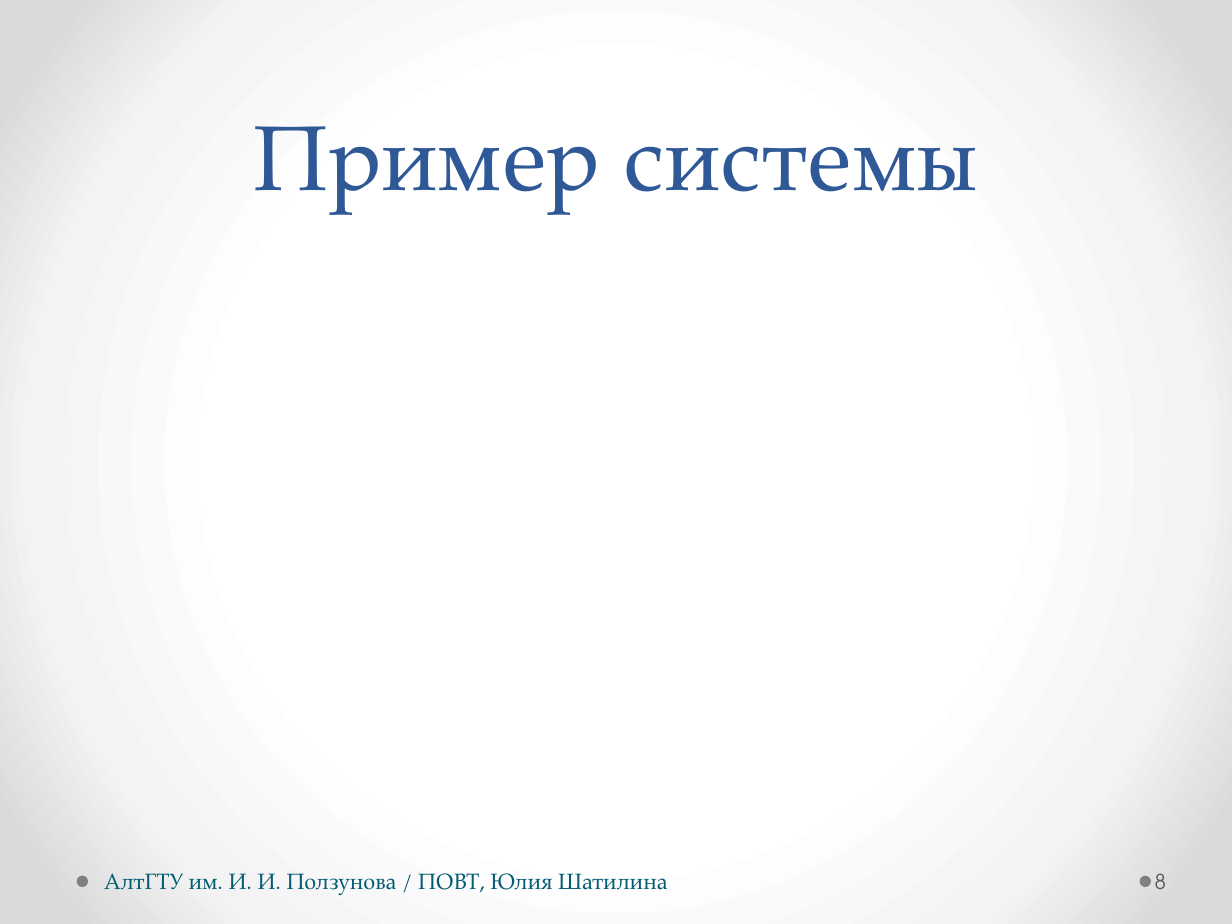
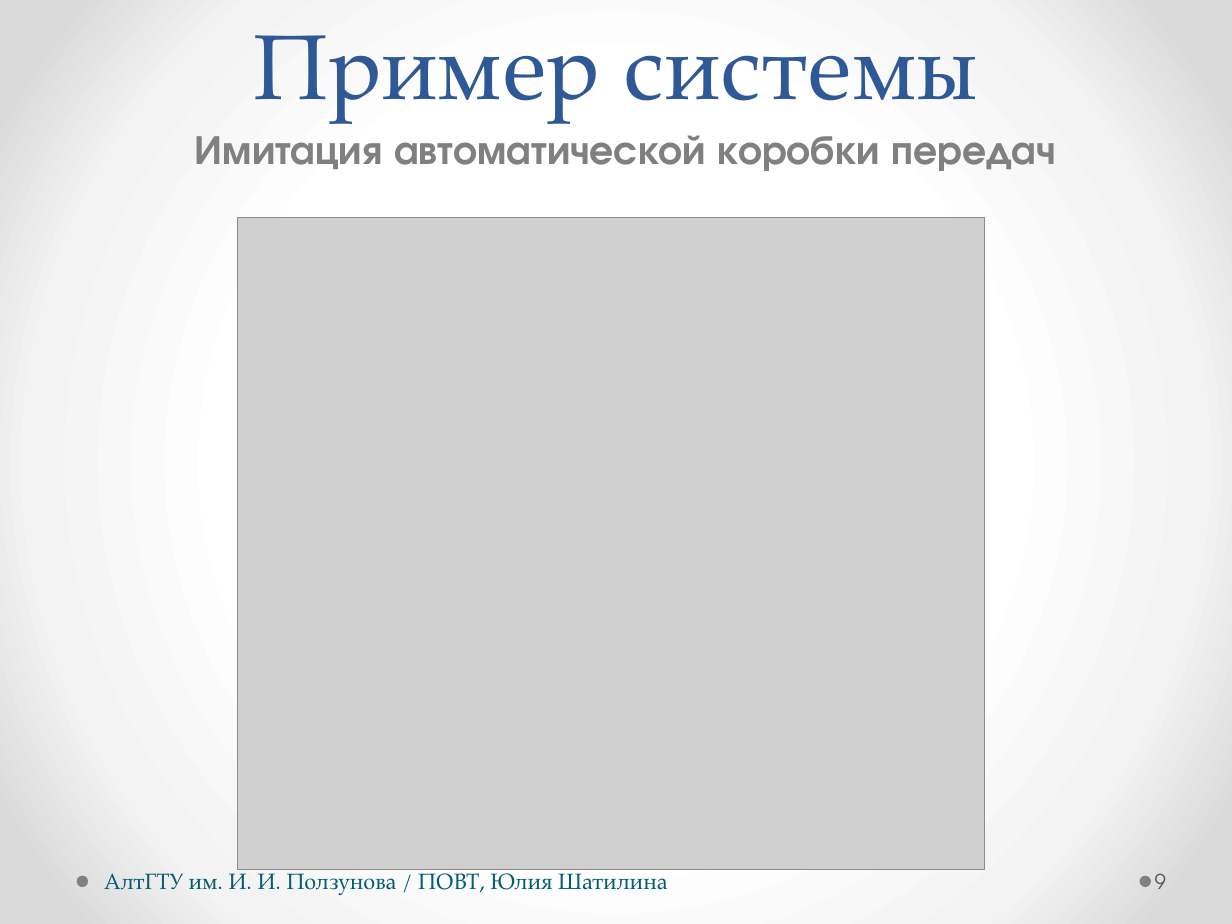
Before and after one commit to hisohito/proto-doc, a slide deck: slide 9 of shatilina.pptx (slide 8 before the commit). Drawn at 1232x924 pixels with LibreOffice and Linux fonts; fonts in the diff are those of the drawing; grey boxes stand for pictures. Boxes give left, top, right and bottom in pixels: in the first picture for what was removed or moved away, otherwise in the second. Text is boxed around its words. In the diff, an @@ line names an element or a change of style, - is before the commit and + after.

```diff
--- a/shatilina.pptx
+++ b/shatilina.pptx
@@ text "Пример системы" moved from (x1=254, y1=126, x2=978, y2=213) to (x1=254, y1=35, x2=978, y2=122) @@
@@ text added at (x1=195, y1=135, x2=1057, y2=171), 24 pt, text #808080, bold @@
+Имитация автоматической коробки передач
@@ picture added at (x1=238, y1=217, x2=984, y2=869) @@
@@ page number at (x1=1155, y1=873, x2=1166, y2=889): text changed @@
-8
+9
```
Also in this commit, not shown: 4 slides added, 2 other files.
